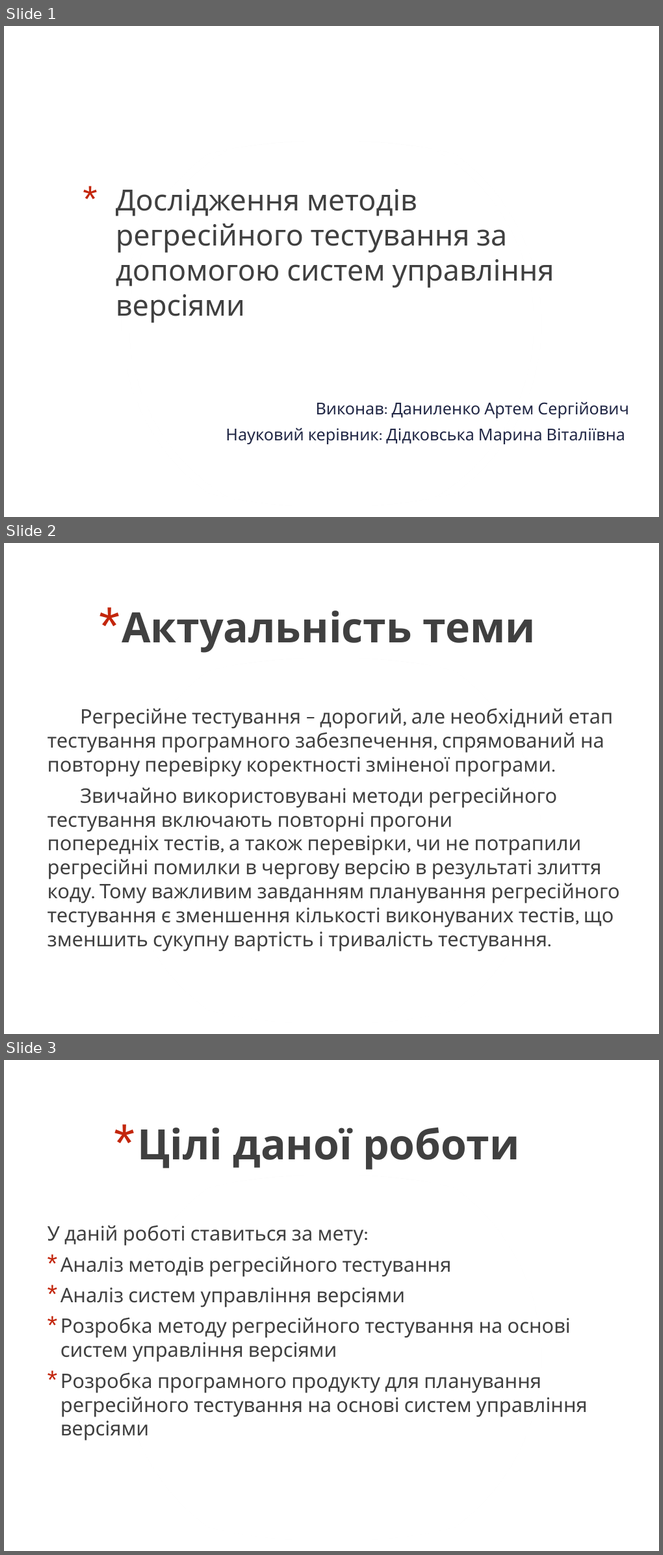
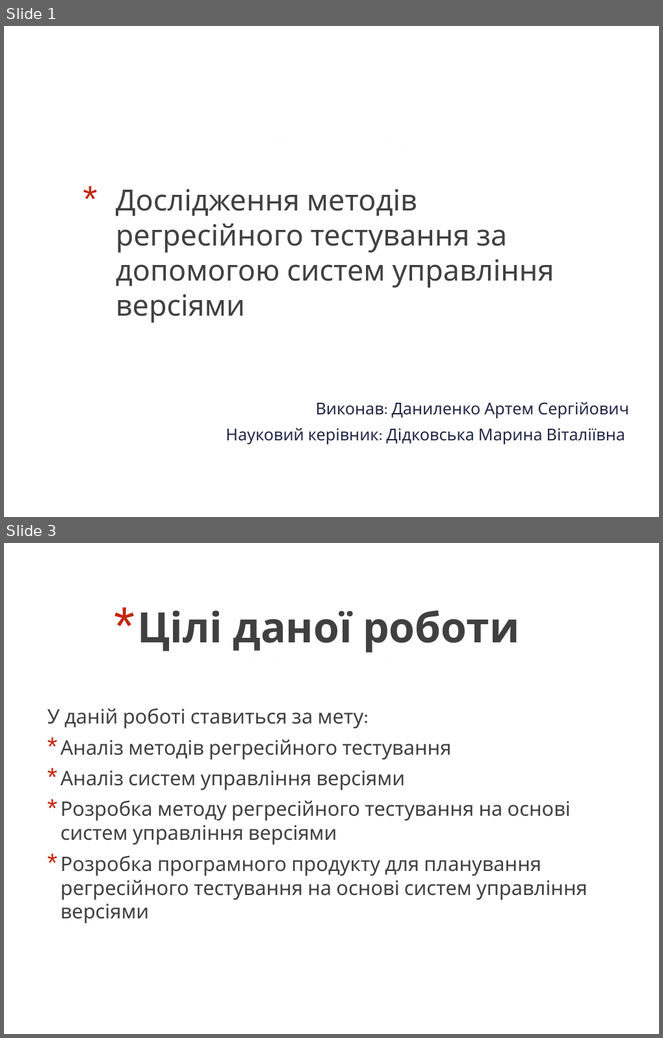
Before and after one commit to asdanilenk/Bakalavr, a slide deck: Diplom.pptx. Shown one above the other, each under a label of ours: slides 1, 2 and 3 before the commit, slides 1 and 3 after it; the slides between them are not shown. The pictures are 663x1555 and 663x1038 pixels, drawn with LibreOffice and Linux fonts; fonts in the diff are those of the drawing. Boxes give left, top, right and bottom in pixels: in the first picture for what was removed or moved away, otherwise in the second. Text is boxed around its words. In the diff, an @@ line names an element or a change of style, - is before the commit and + after.

```diff
--- a/Diplom.pptx
+++ b/Diplom.pptx
@@ slide 2 removed at (4,543,659,1034), background #FFFFFF; not listed: 4 template elements that a slide beside it also shows @@
@@ title removed at (122,611,536,653) @@
-* Актуальність теми
@@ text removed at (48,708,620,952) @@
-Регресійне тестування – дорогий, але необхідний етап тестування програмного забезпечення, спрямований на повторну перевірку коректності зміненої програми.
-Звичайно використовувані методи регресійного тестування включають повторні прогони попередніх тестів, а також перевірки, чи не потрапили регресійні помилки в чергову версію в результаті злиття коду. Тому важливим завданням планування регресійного тестування є зменшення кількості виконуваних тестів, що зменшить сукупну вартість і тривалість тестування.
```
Also in this commit, not shown: 4 slides changed, 7 slides added, 2 other slides removed, 12 other files.
